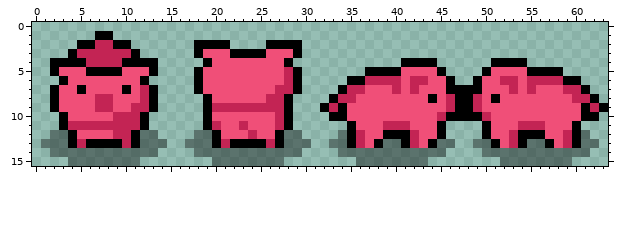
A pixel-art sprite gets an edit: static/textures/animal1.png. The first picture shows the starting point.
The file is 64x16 pixels.
The same view after the edit:
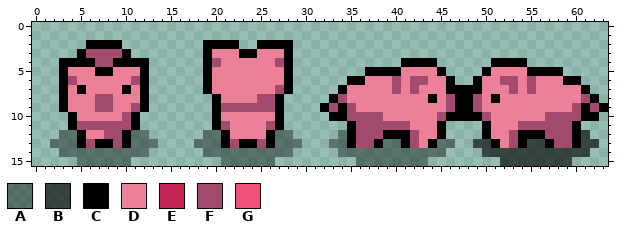
Palette (. is transparent): A #00000064  B #000000a1  C #000000  D #ed8099  E #c32454  F #a24b6f  G #f04f78
Difference:
@@ x 0..63 @@
  0 ................................................................
- 1 .......CC.......................................................
- 2 .....CCEECC.......CCCC....CCCC..................................
- 3 ....CEEEEEEC......CGGGCCCCGGGC..................................
- 4 ..CCCCEEEECCCC.....CGGGGGGGGC............CCCC......CCCC.........
- 5 ..CGGGCCCCGGGC....CGGGGGGGGGEC.......CCCCGGGGC....CGGGGCCCC.....
- 6 ...CGGGGGGGGC.....CGGGGGGGGGEC.....CCEEEEGEEGGC..CGGEEGEEEECC...
- 7 ..CGGCGGGGCGEC....CGGGGGGGGEEC....CEEGGGEGEGGGCCCCGGGEGEGGGEEC..
- 8 ..CGGGGEEGGGEC.....CGGGGGGEEC....CEEGGGGGGGGCGECCEGCGGGGGGGGEEC.
- 9 ..CGGGGEEGGEEC.....CEEEEEEEEC...CECGGGGGGGGGGGECCEGGGGGGGGGGGCEC
-10 ...CGGGGGEEEC......CGGGGGGGEC....CCGGGGGGGGGGECCCCEGGGGGGGGGGCC.
-11 ...CEEEEEEEEC......CEGGEGGGEC......CGGGEEEGGGC....CGGGEEEGGGC...
-12 ..AACGGGGEECAA....AACGGGEGGCAA....ACEGGCCCEGGC....CGGECCCGGECA..
-13 .AAACECCCCECAAA..AAACECCCCECAAA..AACEGCAACEGCAA..AACGECAACGECAA.
-14 ..AAAAAAAAAAAA....AAAAAAAAAAAA....AAAAAAAAAAAA....AAAAAAAAAAAA..
-15 ....AAAAAAAA........AAAAAAAA........AAAAAAAA........AAAAAAAA....
+ 1 ................................................................
+ 2 ......CCCC.........CCCC..CCCC...................................
+ 3 .....CFFFFC........CDDDCCDDDC...................................
+ 4 ...CCCCFFCCCC......CFDDDDDDFC............CCCC......CCCC.........
+ 5 ...CDDDCCDDDC......CDDDDDDDDC........CCCCDDDDC....CDDDDCCCC.....
+ 6 ...CFDDDDDDFC......CDDDDDDDDC......CCDDDFDFFDDC..CDDFFDFDDDCC...
+ 7 ...CDCDDDDCDC......CDDDDDDDFC.....CDDDDDFDFDDDCCCCDDDFDFDDDDDC..
+ 8 ...CDDDFFDDDC.......CDDDDFFC.....CFDDDDDDDDDCDFCCFDCDDDDDDDDDFC.
+ 9 ...CDDDFFDDFC.......CFFFFFFC....CFCFDDDDDDDDDDFCCFDDDDDDDDDDFCFC
+10 ....CDDDDDFC........CDDDDDDC.....CCFFFFDDDDDDFCCCCFDDDDDDFFFFCC.
+11 ....CFFFFFFC........CFDDDDFC.......CFFFFFFDDDC....CDDDFFFFFFC...
+12 ...AACDDFFCAA......AACDDDDCAA.....ACFFFCCCFDDC....CDDFCCCFFFCB..
+13 ..AAACFCCFCAAA....AAACFCCFCAAA...AACFFCAACFDCAA..BBCDFCBBCFFCBB.
+14 ...AAAAAAAAAA......AAAAAAAAAA.....AAAAAAAAAAAA....BBBBBBBBBBBB..
+15 .....AAAAAA..........AAAAAA.........AAAAAAAA........BBBBBBBB....
Changed places in both pictures, as pixel boxes (x1, y1, x2, y2):
changed: (41, 31, 599, 166)
